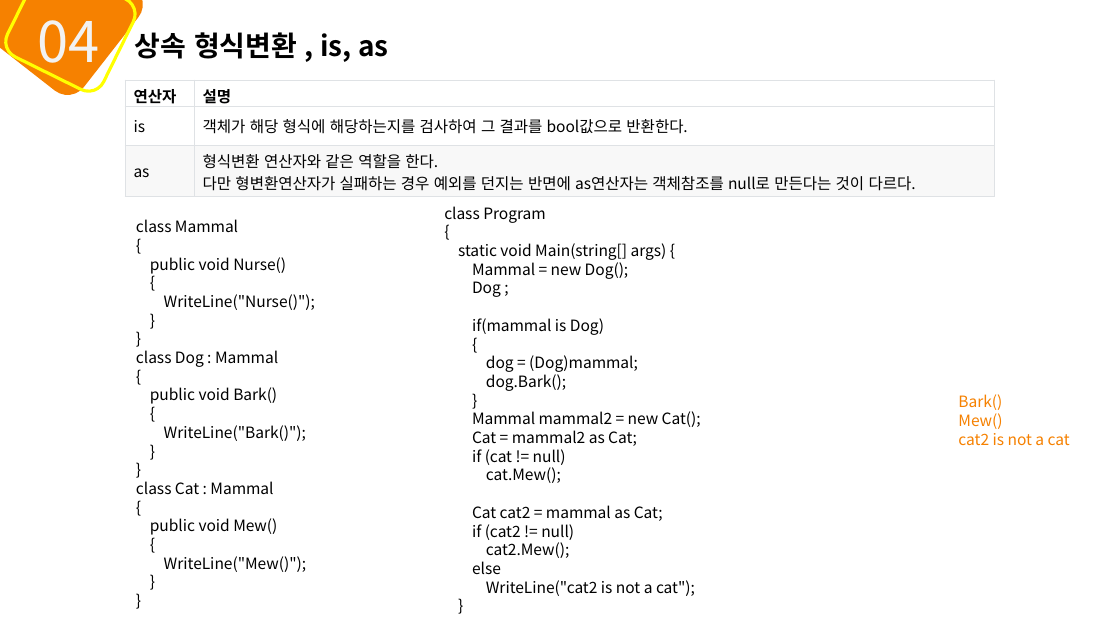
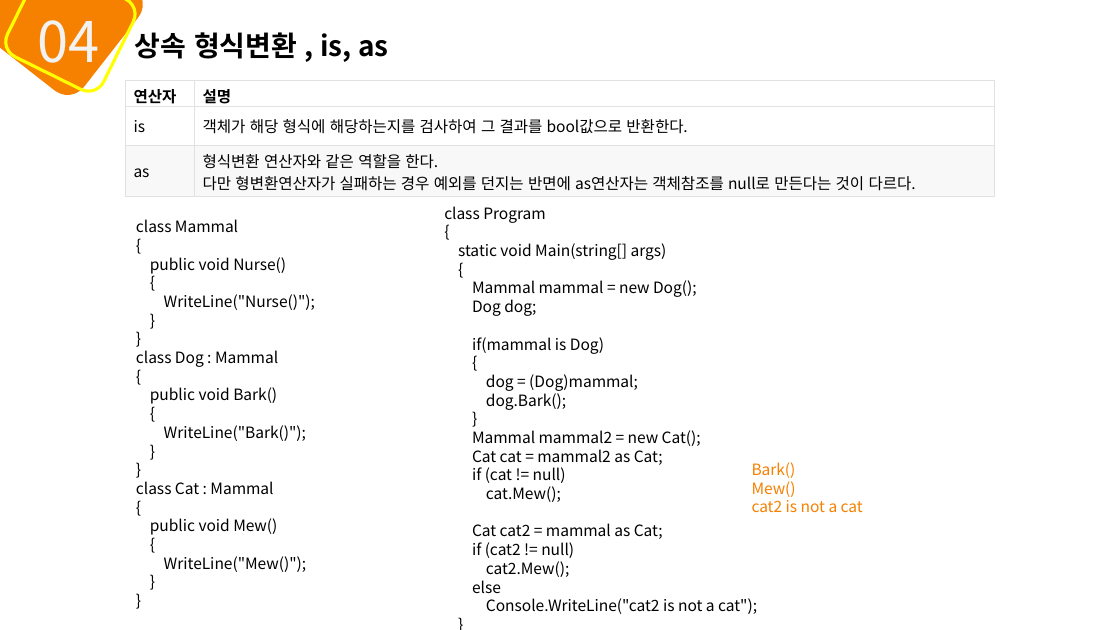
Before and after one commit to mins1119/C-, a slide deck: slide 43 of 2주차.pptx. Drawn at 1120x630 pixels with LibreOffice and Linux fonts; fonts in the diff are those of the drawing. Boxes give left, top, right and bottom in pixels: in the first picture for what was removed or moved away, otherwise in the second. Text is boxed around its words. In the diff, an @@ line names an element or a change of style, - is before the commit and + after.

```diff
--- a/2주차.pptx
+++ b/2주차.pptx
@@ text at (x1=458, y1=243, x2=697, y2=316): text changed @@
-static void Main(string[] args) {
-Mammal = new Dog();
-Dog ;
+static void Main(string[] args)
+{
+Mammal mammal = new Dog();
+Dog dog;
@@ text at (x1=472, y1=449, x2=663, y2=465): text changed @@
-Cat = mammal2 as Cat;
+Cat cat = mammal2 as Cat;
@@ text "Bark()" moved from (x1=958, y1=394, x2=1070, y2=446) to (x1=752, y1=462, x2=863, y2=513) @@
@@ text at (x1=486, y1=598, x2=757, y2=614): text changed @@
-WriteLine("cat2 is not a cat");
+Console.WriteLine("cat2 is not a cat");
```
Also in this commit, not shown: 24 other slides changed.
